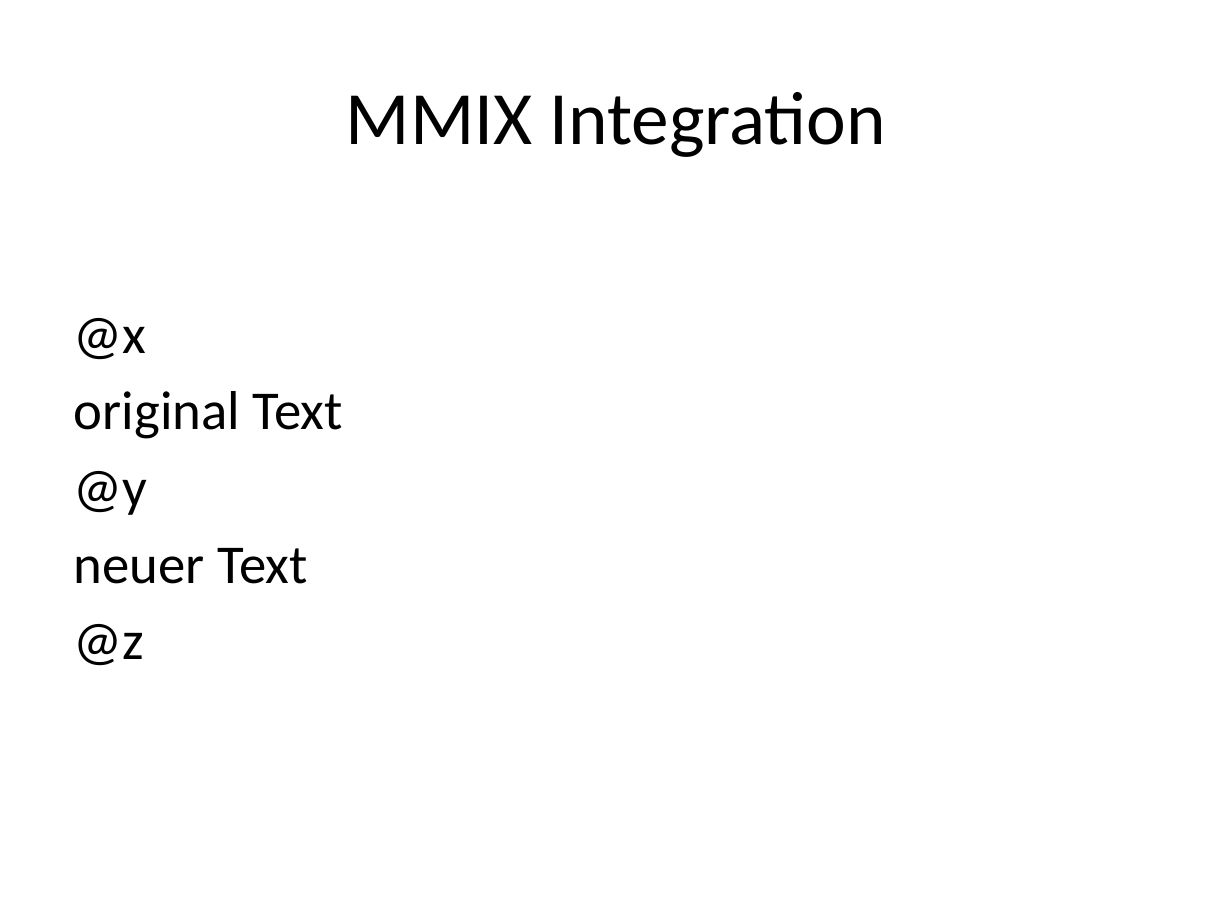
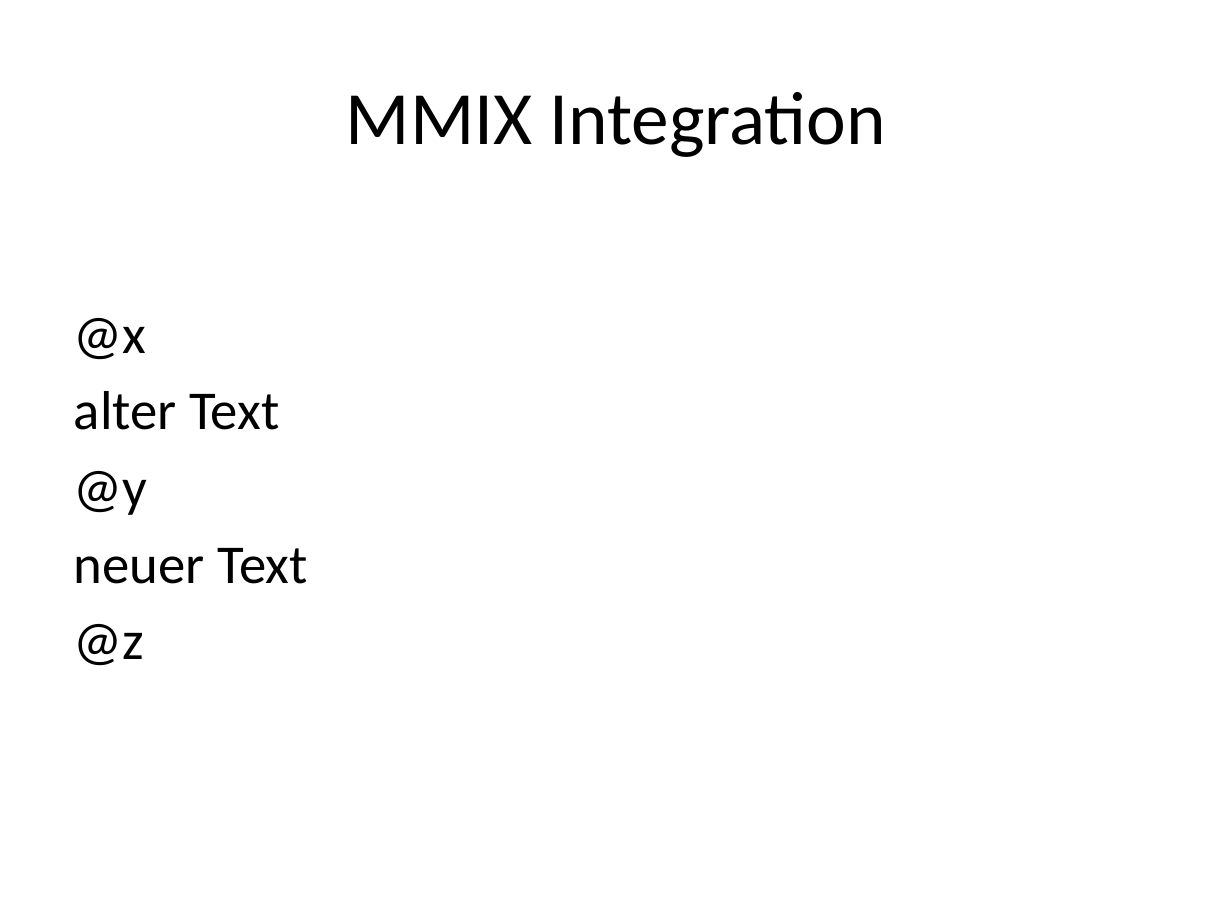
Before and after one commit to y2kbugger/mmix.cs.hm.edu, a slide deck: slide 26 of util/trunk/mmixedit/doc/MMIXEdit.pptx (slide 24 before the commit). Drawn at 1232x924 pixels with LibreOffice and Linux fonts; fonts in the diff are those of the drawing. Boxes give left, top, right and bottom in pixels: in the first picture for what was removed or moved away, otherwise in the second. Text is boxed around its words. In the diff, an @@ line names an element or a change of style, - is before the commit and + after.

Commit message:
Added new binary folder with newest version of MMIX-Edit.

```diff
--- a/util/trunk/mmixedit/doc/MMIXEdit.pptx
+++ b/util/trunk/mmixedit/doc/MMIXEdit.pptx
@@ text at (x1=74, y1=391, x2=279, y2=430): text changed @@
-original Text
+alter Text
```
Also in this commit, not shown: 2 other slides changed, 2 slides added, 2 other files.
